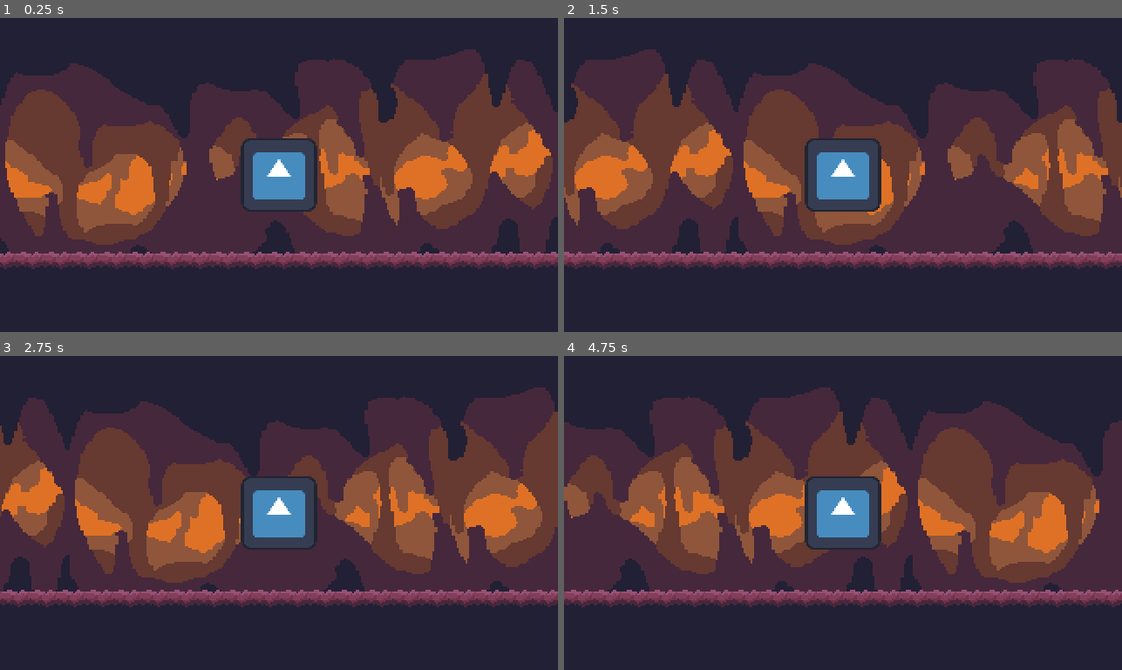
Above: before the commit, frames 1-4 (two rows, left to right).
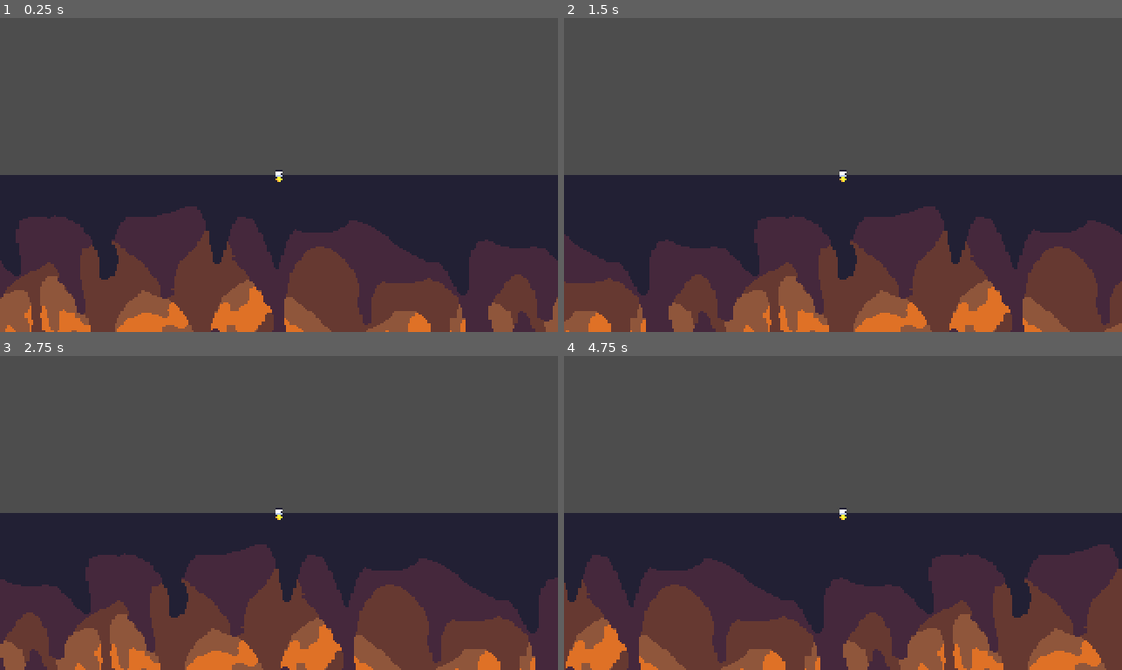
Above: after the commit, the same moments.

Repository: yanaexe/Global-Classroom-Project
Game: Godot game, scene res://scenes/stage_1.tscn
Same seed, same stepped clock (60 frames per second), same inputs: the game is played once before the commit and once after it. The engine's default icon, where the game draws it, is replaced by a stand-in: a white triangle on a blue panel in a dark square.
Inputs:
- Up to frame 1 (0.25 s): no input
- Up to frame 2 (1.5 s): tap Enter at 0.5 s; hold Right (right) 0.53-1.28 s; hold A (left) from 1.28 s (still down)
- Up to frame 3 (2.75 s): release A (left) at 2.03 s; hold Right (right) from 2.03 s (still down)
- Up to frame 4 (4.75 s): release Right (right) at 3.53 s; hold A (left) from 3.53 s (still down)

The runs differ from the first frame. In frame 1, 93% of the frame differs, in the area x 0-100%, y 0-100%; in frame 2, 93%; in frame 3, 93%; in frame 4, 93%.

Commit message:
idle motion

Diff:
--- a/scenes/character_player.tscn
+++ b/scenes/character_player.tscn
@@ -1,14 +1,78 @@
-[gd_scene load_steps=3 format=3 uid="uid://d33issu1eff0t"]
+[gd_scene load_steps=8 format=3 uid="uid://d33issu1eff0t"]
 
 [ext_resource type="Script" path="res://scripts/character_player.gd" id="1_h8xes"]
-[ext_resource type="Texture2D" uid="uid://b0idmwyyipt3y" path="res://sprites/icon.svg" id="2_4vr31"]
+[ext_resource type="Texture2D" uid="uid://c68m18x3crvsj" path="res://sprites/player_sprite.png" id="2_s3xxh"]
+
+[sub_resource type="Animation" id="Animation_k3fdu"]
+resource_name = "idle_right"
+tracks/0/type = "value"
+tracks/0/imported = false
+tracks/0/enabled = true
+tracks/0/path = NodePath("Sprite2D:frame_coords")
+tracks/0/interp = 1
+tracks/0/loop_wrap = true
+tracks/0/keys = {
+"times": PackedFloat32Array(0, 0.5),
+"transitions": PackedFloat32Array(1, 1),
+"update": 1,
+"values": [Vector2i(0, 0), Vector2i(1, 0)]
+}
+
+[sub_resource type="Animation" id="Animation_t65pi"]
+length = 0.001
+tracks/0/type = "value"
+tracks/0/imported = false
+tracks/0/enabled = true
+tracks/0/path = NodePath("Sprite2D:frame_coords")
+tracks/0/interp = 1
+tracks/0/loop_wrap = true
+tracks/0/keys = {
+"times": PackedFloat32Array(0),
+"transitions": PackedFloat32Array(1),
+"update": 1,
+"values": [Vector2i(1, 0)]
+}
+
+[sub_resource type="Animation" id="Animation_13xqn"]
+resource_name = "idle_left"
+tracks/0/type = "value"
+tracks/0/imported = false
+tracks/0/enabled = true
+tracks/0/path = NodePath("Sprite2D:frame_coords")
+tracks/0/interp = 1
+tracks/0/loop_wrap = true
+tracks/0/keys = {
+"times": PackedFloat32Array(0, 0.5),
+"transitions": PackedFloat32Array(1, 1),
+"update": 1,
+"values": [Vector2i(2, 0), Vector2i(3, 0)]
+}
+
+[sub_resource type="Animation" id="Animation_3weu5"]
+resource_name = "walk_right"
+
+[sub_resource type="AnimationLibrary" id="AnimationLibrary_agujc"]
+_data = {
+"RESET": SubResource("Animation_t65pi"),
+"idle_left": SubResource("Animation_13xqn"),
+"idle_right": SubResource("Animation_k3fdu"),
+"walk_right": SubResource("Animation_3weu5")
+}
 
 [node name="character_player" type="CharacterBody2D"]
 script = ExtResource("1_h8xes")
 
 [node name="Sprite2D" type="Sprite2D" parent="."]
 scale = Vector2(0.33871, 0.327869)
-texture = ExtResource("2_4vr31")
+texture = ExtResource("2_s3xxh")
+hframes = 9
+vframes = 5
+frame = 1
 
 [node name="Camera2D" type="Camera2D" parent="."]
 scale = Vector2(0.33871, 0.327869)
+
+[node name="AnimationPlayer" type="AnimationPlayer" parent="."]
+libraries = {
+"": SubResource("AnimationLibrary_agujc")
+}
--- a/scenes/stage_1.tscn
+++ b/scenes/stage_1.tscn
@@ -42,7 +42,6 @@
 centered = false
 
 [node name="character_player" parent="." instance=ExtResource("2_y0l7d")]
-position = Vector2(160, 90)
 
 [node name="stage_platform" type="TileMap" parent="."]
 tile_set = SubResource("TileSet_ucbtq")
